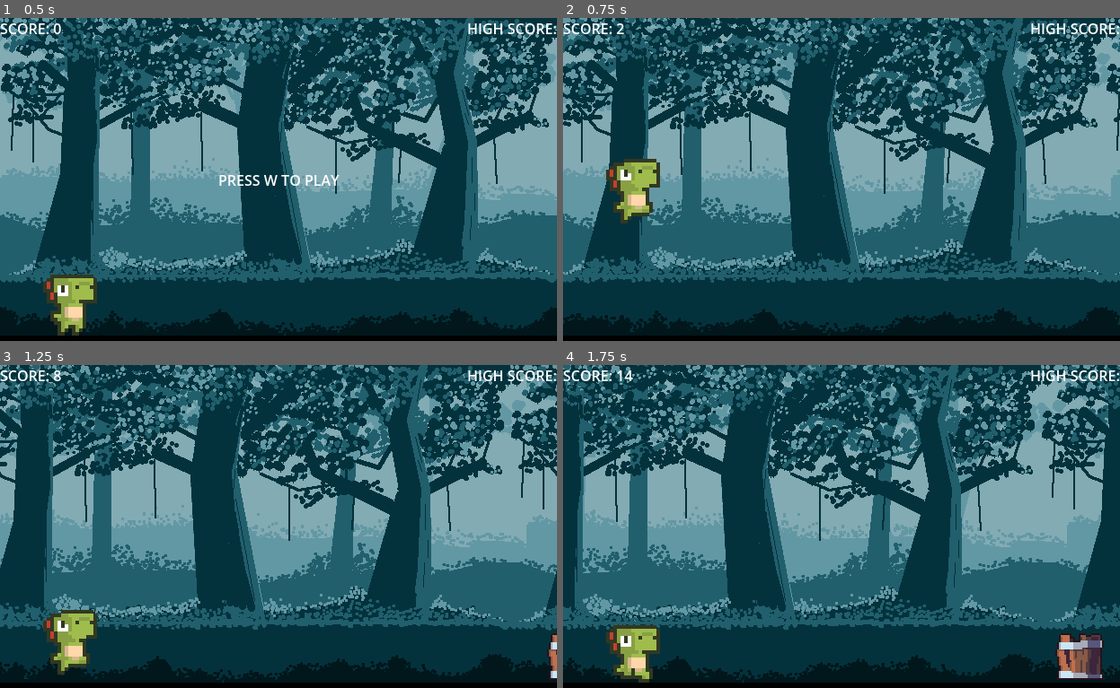
Above: before the commit, frames 1-4 (two rows, left to right).
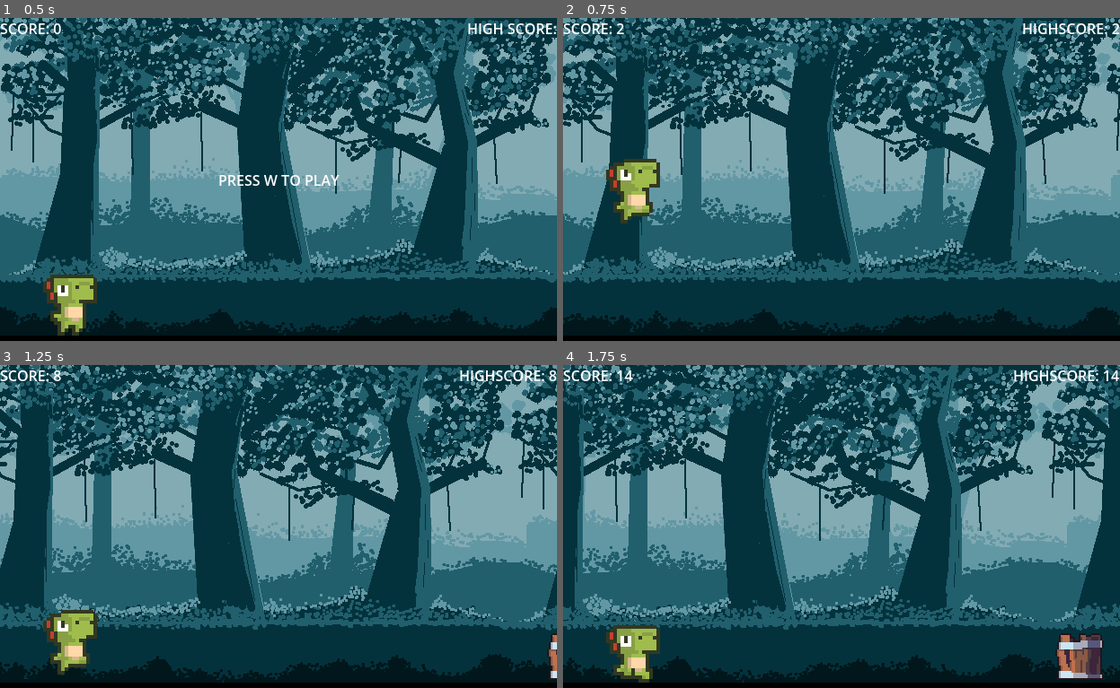
Above: after the commit, the same moments.

Repository: Saittem/SideScroller-Godot
Game: Godot game, scene res://scenes/game.tscn
The game is run twice, just before and just after one commit, with the same random seed, the same clock (stepped at 60 frames per second) and the same inputs.
Inputs:
- Up to frame 1 (0.5 s): no input
- Up to frame 2 (0.75 s): tap W at 0.5 s; hold W from 0.53 s (still down)
- Up to frame 3 (1.25 s): keep holding W
- Up to frame 4 (1.75 s): keep holding W

Frame 1 is identical in both runs. In frame 2, 0.4% of the frame differs, in the area x 82-100%, y 1-5%; in frame 3, 0.4%; in frame 4, 0.4%, in the area x 80-100%, y 1-5%.

Commit message:
Added high score

Diff:
--- a/sidescroller/scripts/game.gd
+++ b/sidescroller/scripts/game.gd
@@ -23,6 +23,7 @@
 var ground_height : int
 var game_running : bool
 var difficulty : int
+var high_score : int
 
 func _ready():
 	screen_size = get_window().size
@@ -31,10 +32,16 @@
 	new_game()
 
 func new_game():
+	score = 0
+	show_score()
 	get_tree().paused = false
-	score = 0
 	speed = 0
 	difficulty = 0
+
+	for obs in obstacles:
+		obs.queue_free()
+	obstacles.clear()
+
 	$Player.position = PLAYER_START_POS
 	$Player.velocity = Vector2i(0, 0)
 	$Ground.position = Vector2i(0, 0)
@@ -51,6 +58,7 @@
 
 		adjust_difficulty()
 		show_score()
+		show_high_score()
 		generate_obstacles()
 
 		for obs in obstacles:
@@ -69,6 +77,11 @@
 
 func show_score():
 	$HUD.get_node("ScoreLabel").text = "SCORE: " + str(int(score / SCORE_MODIFIER))
+
+func show_high_score():
+	if (score / SCORE_MODIFIER) > high_score:
+		high_score = score / SCORE_MODIFIER
+		$HUD.get_node("HighScoreLabel").text = "HIGHSCORE: " + str(high_score)
 
 func remove_obs(obs):
 	obs.queue_free()
